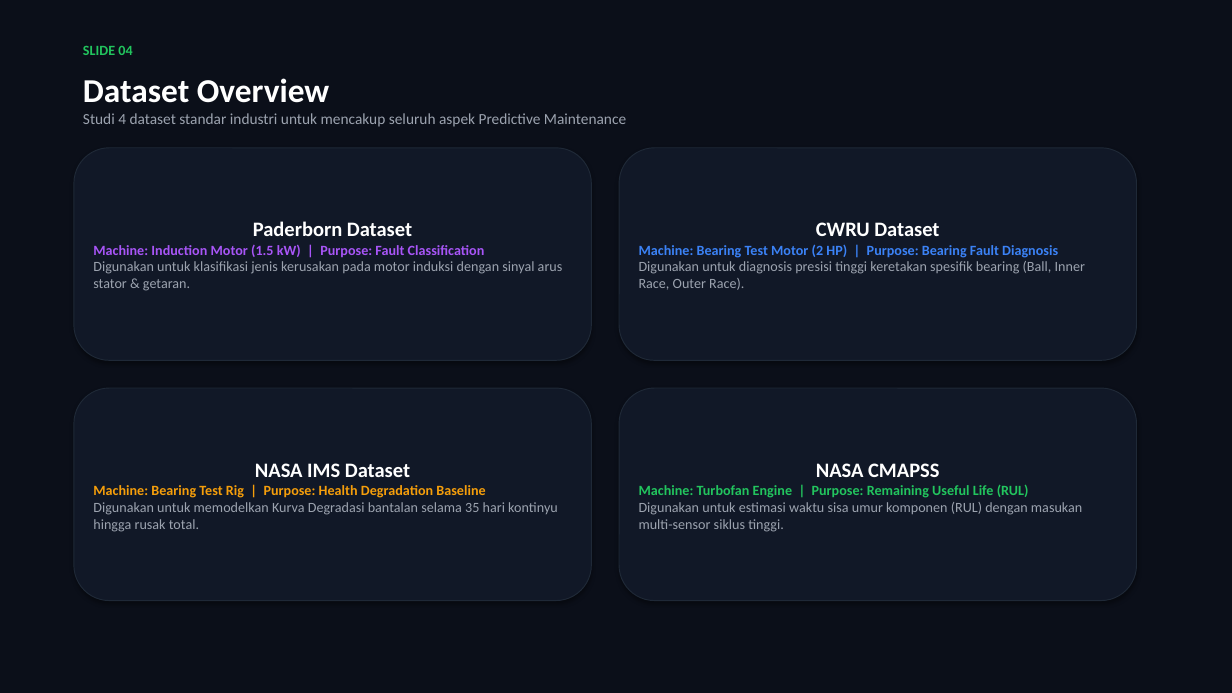
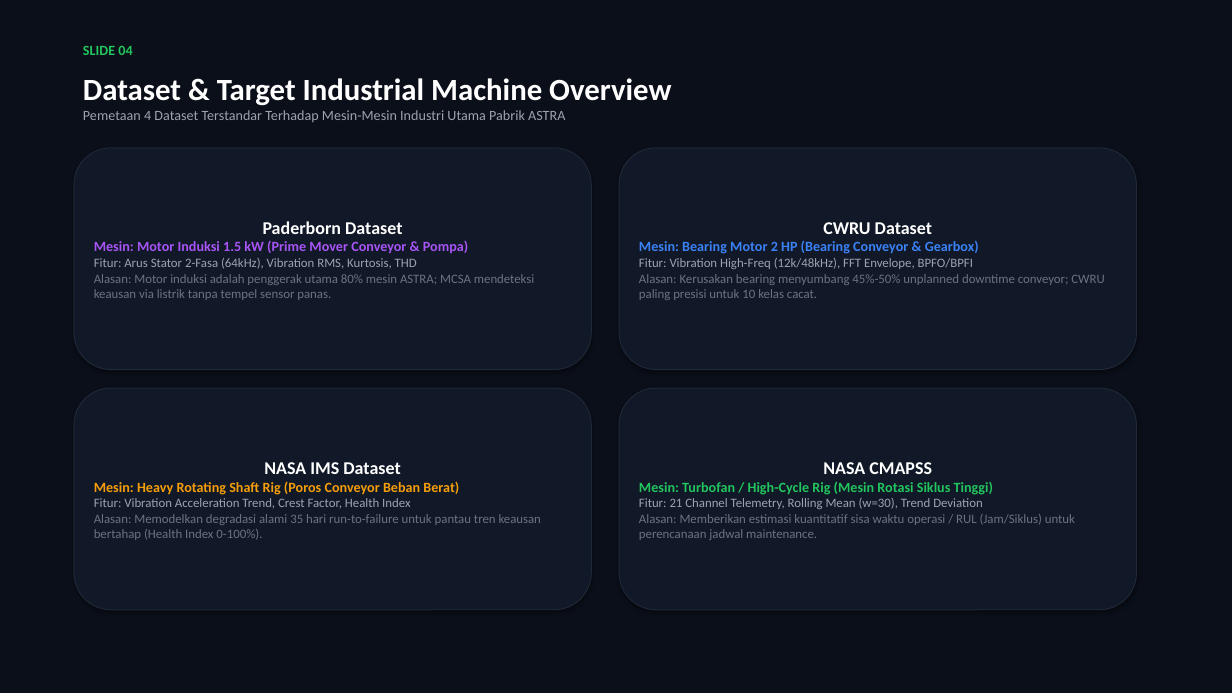
Before and after one commit to Syadada/Astra-Predictive-Maintenancce, a slide deck: slide 4 of MaintenX_ASTRA_Presentation_Deck.pptx. Drawn at 1232x693 pixels with LibreOffice and Linux fonts; fonts in the diff are those of the drawing. Boxes give left, top, right and bottom in pixels: in the first picture for what was removed or moved away, otherwise in the second. Text is boxed around its words. In the diff, an @@ line names an element or a change of style, - is before the commit and + after.

Commit message:
docs: enhance slide deck with target machine context, extracted features, and rationale per dataset for ASTRA

```diff
--- a/MaintenX_ASTRA_Presentation_Deck.pptx
+++ b/MaintenX_ASTRA_Presentation_Deck.pptx
@@ text at (83, 78, 671, 122): text changed; size 12 to 11 pt @@
-Dataset Overview
-Studi 4 dataset standar industri untuk mencakup seluruh aspek Predictive Maintenance
+Dataset & Target Industrial Machine Overview
+Pemetaan 4 Dataset Terstandar Terhadap Mesin-Mesin Industri Utama Pabrik ASTRA
@@ rounded rectangle "Paderborn Dataset": place and size @@
-rounded rectangle "Paderborn Dataset" at (74, 148, 592, 360)
+rounded rectangle "Paderborn Dataset" at (74, 148, 592, 370)
@@ rounded rectangle "CWRU Dataset": place and size @@
-rounded rectangle "CWRU Dataset" at (619, 148, 1137, 360)
+rounded rectangle "CWRU Dataset" at (619, 148, 1137, 370)
@@ text in rounded rectangle at (263, 221, 402, 234): size 16 to 14 pt in "Paderborn Dataset" @@
@@ text in rounded rectangle at (823, 222, 932, 234): size 16 to 14 pt in "CWRU Dataset" @@
@@ text in rounded rectangle at (94, 240, 534, 300): text changed; size 11 to 10 pt; text colour #9CA3AF to #6B7280 @@
-Machine: Induction Motor (1.5 kW) | Purpose: Fault Classification
-Digunakan untuk klasifikasi jenis kerusakan pada motor induksi dengan sinyal arus stator & getaran.
+Mesin: Motor Induksi 1.5 kW (Prime Mover Conveyor & Pompa)
+Fitur: Arus Stator 2-Fasa (64kHz), Vibration RMS, Kurtosis, THD
+Alasan: Motor induksi adalah penggerak utama 80% mesin ASTRA; MCSA mendeteksi keausan via listrik tanpa tempel sensor panas.
@@ text in rounded rectangle at (639, 240, 1104, 300): text changed; size 11 to 10 pt; text colour #9CA3AF to #6B7280 @@
-Machine: Bearing Test Motor (2 HP) | Purpose: Bearing Fault Diagnosis
-Digunakan untuk diagnosis presisi tinggi keretakan spesifik bearing (Ball, Inner Race, Outer Race).
+Mesin: Bearing Motor 2 HP (Bearing Conveyor & Gearbox)
+Fitur: Vibration High-Freq (12k/48kHz), FFT Envelope, BPFO/BPFI
+Alasan: Kerusakan bearing menyumbang 45%-50% unplanned downtime conveyor; CWRU paling presisi untuk 10 kelas cacat.
@@ rounded rectangle "NASA IMS Dataset": place and size @@
-rounded rectangle "NASA IMS Dataset" at (74, 388, 592, 601)
+rounded rectangle "NASA IMS Dataset" at (74, 388, 592, 610)
@@ rounded rectangle "NASA CMAPSS": place and size @@
-rounded rectangle "NASA CMAPSS" at (619, 388, 1137, 601)
+rounded rectangle "NASA CMAPSS" at (619, 388, 1137, 610)
@@ text in rounded rectangle at (264, 462, 400, 474): size 16 to 14 pt in "NASA IMS Dataset" @@
@@ text in rounded rectangle at (823, 462, 932, 474): size 16 to 14 pt in "NASA CMAPSS" @@
@@ text in rounded rectangle at (94, 481, 541, 540): text changed; size 11 to 10 pt; text colour #9CA3AF to #6B7280 @@
-Machine: Bearing Test Rig | Purpose: Health Degradation Baseline
-Digunakan untuk memodelkan Kurva Degradasi bantalan selama 35 hari kontinyu hingga rusak total.
+Mesin: Heavy Rotating Shaft Rig (Poros Conveyor Beban Berat)
+Fitur: Vibration Acceleration Trend, Crest Factor, Health Index
+Alasan: Memodelkan degradasi alami 35 hari run-to-failure untuk pantau tren keausan bertahap (Health Index 0-100%).
@@ text in rounded rectangle at (639, 481, 1075, 540): text changed; size 11 to 10 pt; text colour #9CA3AF to #6B7280 @@
-Machine: Turbofan Engine | Purpose: Remaining Useful Life (RUL)
-Digunakan untuk estimasi waktu sisa umur komponen (RUL) dengan masukan multi-sensor siklus tinggi.
+Mesin: Turbofan / High-Cycle Rig (Mesin Rotasi Siklus Tinggi)
+Fitur: 21 Channel Telemetry, Rolling Mean (w=30), Trend Deviation
+Alasan: Memberikan estimasi kuantitatif sisa waktu operasi / RUL (Jam/Siklus) untuk perencanaan jadwal maintenance.
```
Also in this commit, not shown: 13 other slides changed, 2 slides added, 2 slides removed, 2 other files.
